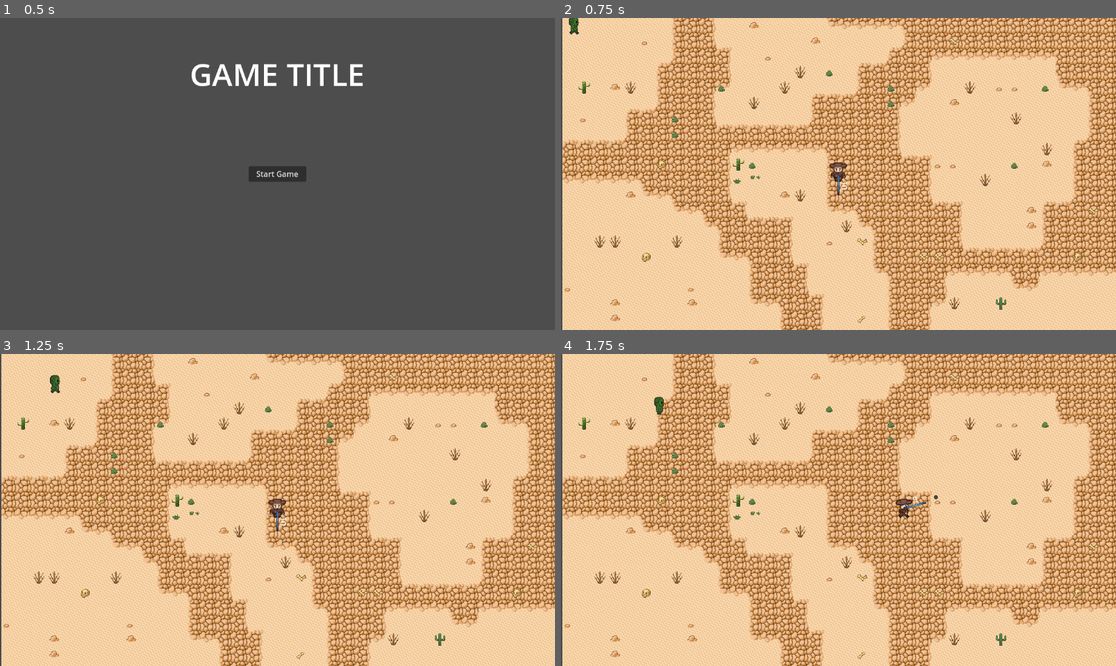
Above: before the commit, frames 1-4 (two rows, left to right).
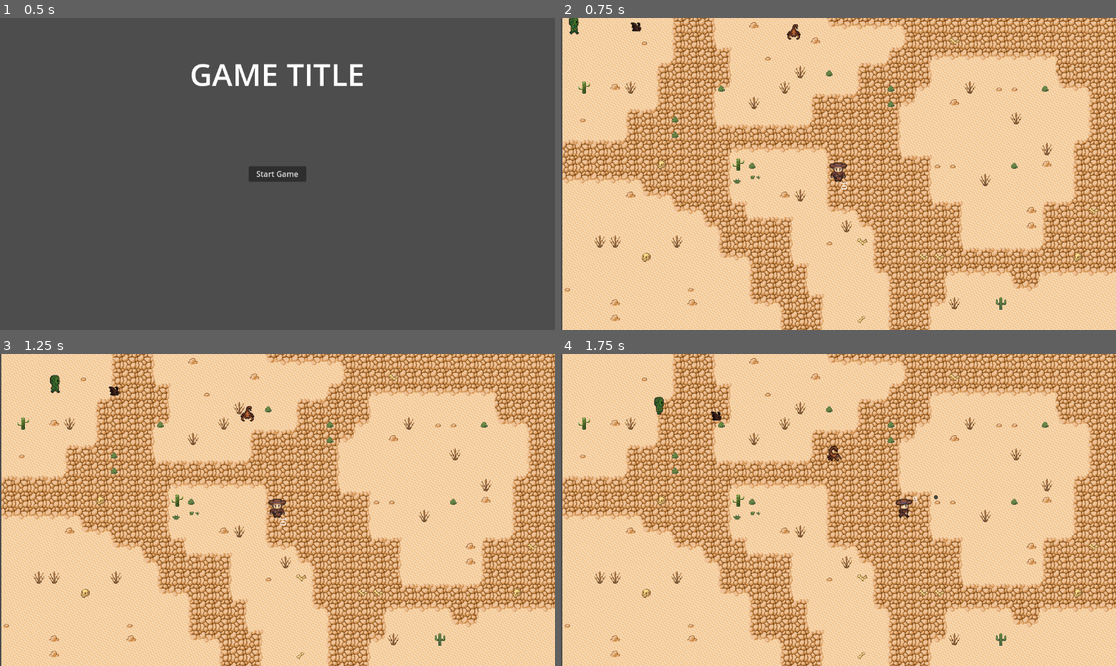
Above: after the commit, the same moments.

Repository: elloco02/gae-final-assignment
Game: Godot game, scene res://main_menu/main_menu.tscn
Same seed, same stepped clock (60 frames per second), same inputs: the game is played once before the commit and once after it. The engine's default icon, where the game draws it, is replaced by a stand-in: a white triangle on a blue panel in a dark square.
Inputs (mouse positions are in pixels of both pictures, inside the frame that each line leads up to):
- Up to frame 1 (0.5 s): no input
- Up to frame 2 (0.75 s): click "Start Game" at 0.5 s
- Up to frame 3 (1.25 s): no input
- Up to frame 4 (1.75 s): move the mouse to (960, 494) at 1.27 s; hold D (right) from 1.28 s (still down); click (960, 494) at 1.35 s

Frame 1 is identical in both runs. In frame 2, 0.2% of the frame differs, in the area x 12-51%, y 1-57%; in frame 3, 0.2%; in frame 4, 0.2%.

Commit message:
added test bat and scorpion

Diff:
--- a/neues-spiel/enemies/bat/bat.tscn
+++ b/neues-spiel/enemies/bat/bat.tscn
@@ -1,7 +1,8 @@
-[gd_scene load_steps=14 format=3 uid="uid://b7ju42r1ol66n"]
+[gd_scene load_steps=18 format=3 uid="uid://b7ju42r1ol66n"]
 
 [ext_resource type="Script" uid="uid://dp0ninotv6vlc" path="res://enemies/bat/bat.gd" id="1_rt4uy"]
 [ext_resource type="PackedScene" uid="uid://dptv1wk2l4ilc" path="res://utility/health_component.tscn" id="2_5m14n"]
+[ext_resource type="Texture2D" uid="uid://d2hvyqt4iw55h" path="res://assets/bat/bat-Sheet.png" id="2_do1l7"]
 [ext_resource type="Script" uid="uid://dsh2u5okbvv0s" path="res://enemies/statemachine.gd" id="3_5m14n"]
 [ext_resource type="PackedScene" uid="uid://bbuxg4s10u72f" path="res://utility/hitbox_component.tscn" id="3_i6os3"]
 [ext_resource type="Script" uid="uid://qjjnwwgx0533" path="res://enemies/enemy_attack_state.gd" id="4_18mee"]
@@ -9,13 +10,59 @@
 [ext_resource type="PackedScene" uid="uid://doqqe02jv0c2n" path="res://enemies/enemy_melee_attack.tscn" id="7_ss5yy"]
 [ext_resource type="Resource" uid="uid://ddsjkofmwt1pe" path="res://enemies/bat/bat_attack.tres" id="8_f0cyw"]
 
+[sub_resource type="AtlasTexture" id="AtlasTexture_hpvq7"]
+atlas = ExtResource("2_do1l7")
+region = Rect2(0, 0, 32, 32)
+
+[sub_resource type="AtlasTexture" id="AtlasTexture_swikw"]
+atlas = ExtResource("2_do1l7")
+region = Rect2(96, 0, 32, 32)
+
+[sub_resource type="AtlasTexture" id="AtlasTexture_mrbmq"]
+atlas = ExtResource("2_do1l7")
+region = Rect2(64, 0, 32, 32)
+
+[sub_resource type="AtlasTexture" id="AtlasTexture_o7jqe"]
+atlas = ExtResource("2_do1l7")
+region = Rect2(32, 0, 32, 32)
+
+[sub_resource type="SpriteFrames" id="SpriteFrames_l2dbv"]
+animations = [{
+"frames": [{
+"duration": 1.0,
+"texture": SubResource("AtlasTexture_hpvq7")
+}],
+"loop": true,
+"name": &"walk_down",
+"speed": 5.0
+}, {
+"frames": [{
+"duration": 1.0,
+"texture": SubResource("AtlasTexture_swikw")
+}],
+"loop": true,
+"name": &"walk_left",
+"speed": 5.0
+}, {
+"frames": [{
+"duration": 1.0,
+"texture": SubResource("AtlasTexture_mrbmq")
+}],
+"loop": true,
+"name": &"walk_right",
+"speed": 5.0
+}, {
+"frames": [{
+"duration": 1.0,
+"texture": SubResource("AtlasTexture_o7jqe")
+}],
+"loop": true,
+"name": &"walk_up",
+"speed": 5.0
+}]
+
 [sub_resource type="RectangleShape2D" id="RectangleShape2D_4k4o5"]
 size = Vector2(8, 8)
-
-[sub_resource type="Gradient" id="Gradient_rt4uy"]
-
-[sub_resource type="GradientTexture1D" id="GradientTexture1D_4k4o5"]
-gradient = SubResource("Gradient_rt4uy")
 
 [sub_resource type="RectangleShape2D" id="RectangleShape2D_18mee"]
 size = Vector2(8, 8)
@@ -28,12 +75,12 @@
 collision_mask = 16
 script = ExtResource("1_rt4uy")
 
+[node name="AnimatedSprite2D" type="AnimatedSprite2D" parent="."]
+sprite_frames = SubResource("SpriteFrames_l2dbv")
+animation = &"walk_up"
+
 [node name="CollisionShape2D" type="CollisionShape2D" parent="."]
 shape = SubResource("RectangleShape2D_4k4o5")
-
-[node name="Sprite2D" type="Sprite2D" parent="."]
-scale = Vector2(0.032, 8)
-texture = SubResource("GradientTexture1D_4k4o5")
 
 [node name="HealthComponent" parent="." instance=ExtResource("2_5m14n")]
 
--- a/neues-spiel/enemies/scorpion/scorpion.tscn
+++ b/neues-spiel/enemies/scorpion/scorpion.tscn
@@ -1,7 +1,8 @@
-[gd_scene load_steps=14 format=3 uid="uid://bp3h1p0md3kss"]
+[gd_scene load_steps=18 format=3 uid="uid://bp3h1p0md3kss"]
 
 [ext_resource type="Script" uid="uid://5n6gbl1l8hcy" path="res://enemies/scorpion/scorpion.gd" id="1_le87g"]
 [ext_resource type="PackedScene" uid="uid://dptv1wk2l4ilc" path="res://utility/health_component.tscn" id="2_eoj0c"]
+[ext_resource type="Texture2D" uid="uid://d14b27ofj7tq6" path="res://assets/scorpion/scorpion-Sheet.png" id="2_j8v6a"]
 [ext_resource type="Script" uid="uid://dsh2u5okbvv0s" path="res://enemies/statemachine.gd" id="3_eoj0c"]
 [ext_resource type="PackedScene" uid="uid://bbuxg4s10u72f" path="res://utility/hitbox_component.tscn" id="3_m4trt"]
 [ext_resource type="Script" uid="uid://qjjnwwgx0533" path="res://enemies/enemy_attack_state.gd" id="4_as7p5"]
@@ -9,13 +10,59 @@
 [ext_resource type="PackedScene" uid="uid://doqqe02jv0c2n" path="res://enemies/enemy_melee_attack.tscn" id="7_vedtl"]
 [ext_resource type="Resource" uid="uid://c8csgkub8ggt2" path="res://enemies/scorpion/scorpion_attack.tres" id="8_jhxi2"]
 
+[sub_resource type="AtlasTexture" id="AtlasTexture_0ox2c"]
+atlas = ExtResource("2_j8v6a")
+region = Rect2(0, 0, 32, 32)
+
+[sub_resource type="AtlasTexture" id="AtlasTexture_g45yc"]
+atlas = ExtResource("2_j8v6a")
+region = Rect2(96, 0, 32, 32)
+
+[sub_resource type="AtlasTexture" id="AtlasTexture_v13v0"]
+atlas = ExtResource("2_j8v6a")
+region = Rect2(64, 0, 32, 32)
+
+[sub_resource type="AtlasTexture" id="AtlasTexture_l73e3"]
+atlas = ExtResource("2_j8v6a")
+region = Rect2(32, 0, 32, 32)
+
+[sub_resource type="SpriteFrames" id="SpriteFrames_4lrus"]
+animations = [{
+"frames": [{
+"duration": 1.0,
+"texture": SubResource("AtlasTexture_0ox2c")
+}],
+"loop": true,
+"name": &"walk_down",
+"speed": 5.0
+}, {
+"frames": [{
+"duration": 1.0,
+"texture": SubResource("AtlasTexture_g45yc")
+}],
+"loop": true,
+"name": &"walk_left",
+"speed": 5.0
+}, {
+"frames": [{
+"duration": 1.0,
+"texture": SubResource("AtlasTexture_v13v0")
+}],
+"loop": true,
+"name": &"walk_right",
+"speed": 5.0
+}, {
+"frames": [{
+"duration": 1.0,
+"texture": SubResource("AtlasTexture_l73e3")
+}],
+"loop": true,
+"name": &"walk_up",
+"speed": 5.0
+}]
+
 [sub_resource type="RectangleShape2D" id="RectangleShape2D_anpvi"]
 size = Vector2(8, 8)
-
-[sub_resource type="Gradient" id="Gradient_le87g"]
-
-[sub_resource type="GradientTexture1D" id="GradientTexture1D_anpvi"]
-gradient = SubResource("Gradient_le87g")
 
 [sub_resource type="RectangleShape2D" id="RectangleShape2D_as7p5"]
 size = Vector2(8, 8)
@@ -28,12 +75,12 @@
 collision_mask = 16
 script = ExtResource("1_le87g")
 
+[node name="AnimatedSprite2D" type="AnimatedSprite2D" parent="."]
+sprite_frames = SubResource("SpriteFrames_4lrus")
+animation = &"walk_up"
+
 [node name="CollisionShape2D" type="CollisionShape2D" parent="."]
 shape = SubResource("RectangleShape2D_anpvi")
-
-[node name="Sprite2D" type="Sprite2D" parent="."]
-scale = Vector2(0.032, 8)
-texture = SubResource("GradientTexture1D_anpvi")
 
 [node name="HealthComponent" parent="." instance=ExtResource("2_eoj0c")]
 
--- a/neues-spiel/utility/level.tscn
+++ b/neues-spiel/utility/level.tscn
@@ -1,9 +1,11 @@
-[gd_scene load_steps=5 format=4 uid="uid://bsbfttkm3ssnd"]
+[gd_scene load_steps=7 format=4 uid="uid://bsbfttkm3ssnd"]
 
 [ext_resource type="TileSet" uid="uid://bmbgil25l7jml" path="res://assets/Tilemap/tile_set.tres" id="1_7lyf1"]
 [ext_resource type="PackedScene" uid="uid://coji56ys8lkjd" path="res://player/player.tscn" id="2_7lyf1"]
 [ext_resource type="PackedScene" uid="uid://bn2ss744xne43" path="res://upgrade_menu/upgrade_menu.tscn" id="3_6utho"]
 [ext_resource type="PackedScene" uid="uid://cmbuf0drv1452" path="res://enemies/cactus_dude/cactus_dude.tscn" id="4_7lyf1"]
+[ext_resource type="PackedScene" uid="uid://b7ju42r1ol66n" path="res://enemies/bat/bat.tscn" id="5_6utho"]
+[ext_resource type="PackedScene" uid="uid://bp3h1p0md3kss" path="res://enemies/scorpion/scorpion.tscn" id="6_85qjo"]
 
 [node name="Level" type="Node2D"]
 
@@ -27,4 +29,9 @@
 player = NodePath("../../Player")
 
 [node name="CactusDude" parent="." instance=ExtResource("4_7lyf1")]
-speed = 200
+
+[node name="Bat" parent="." instance=ExtResource("5_6utho")]
+position = Vector2(131, 0)
+
+[node name="Scorpion" parent="." instance=ExtResource("6_85qjo")]
+position = Vector2(474, 0)
--- a/neues-spiel/weapon/gun.tscn
+++ b/neues-spiel/weapon/gun.tscn
@@ -1,7 +1,6 @@
-[gd_scene load_steps=3 format=3 uid="uid://b6u7o0ecj7fx6"]
+[gd_scene load_steps=2 format=3 uid="uid://b6u7o0ecj7fx6"]
 
 [ext_resource type="Script" uid="uid://bjnupvvd80lg1" path="res://weapon/gun.gd" id="1_og67c"]
-[ext_resource type="Texture2D" uid="uid://blg4n3bkkprp0" path="res://icon.svg" id="1_x77fm"]
 
 [node name="Gun" type="Node2D"]
 script = ExtResource("1_og67c")
@@ -9,7 +8,6 @@
 [node name="Sprite2D" type="Sprite2D" parent="."]
 position = Vector2(24, 0)
 scale = Vector2(0.375, 0.03125)
-texture = ExtResource("1_x77fm")
 
 [node name="Marker2D" type="Marker2D" parent="."]
 position = Vector2(51, 0)
Binary file added: neues-spiel/assets/bat/bat-Sheet.png
Not shown, added: neues-spiel/assets/bat/bat-Sheet.png.import
Binary file added: neues-spiel/assets/scorpion/scorpion-Sheet.png
Not shown, added: neues-spiel/assets/scorpion/scorpion-Sheet.png.import
